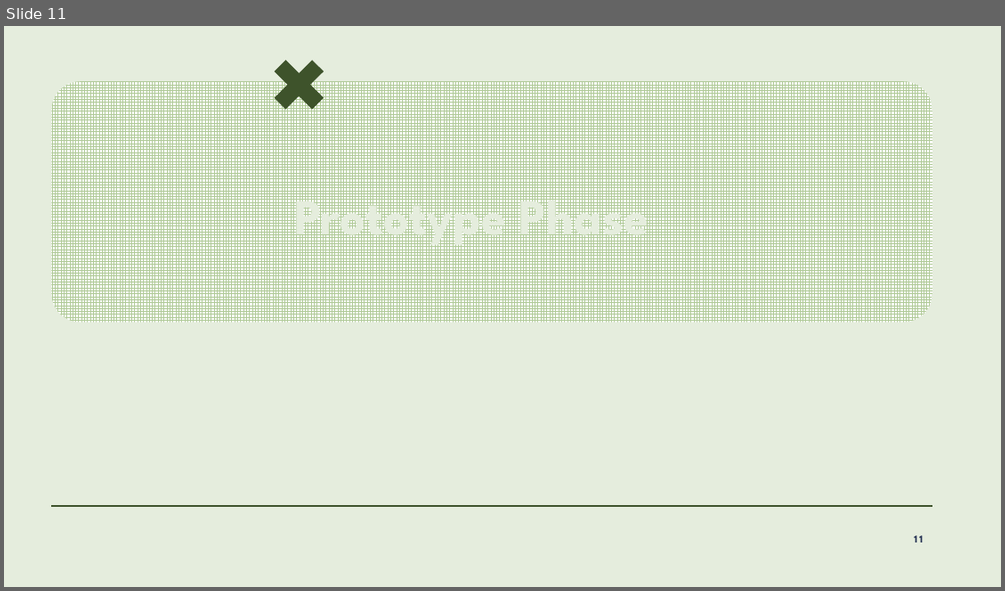
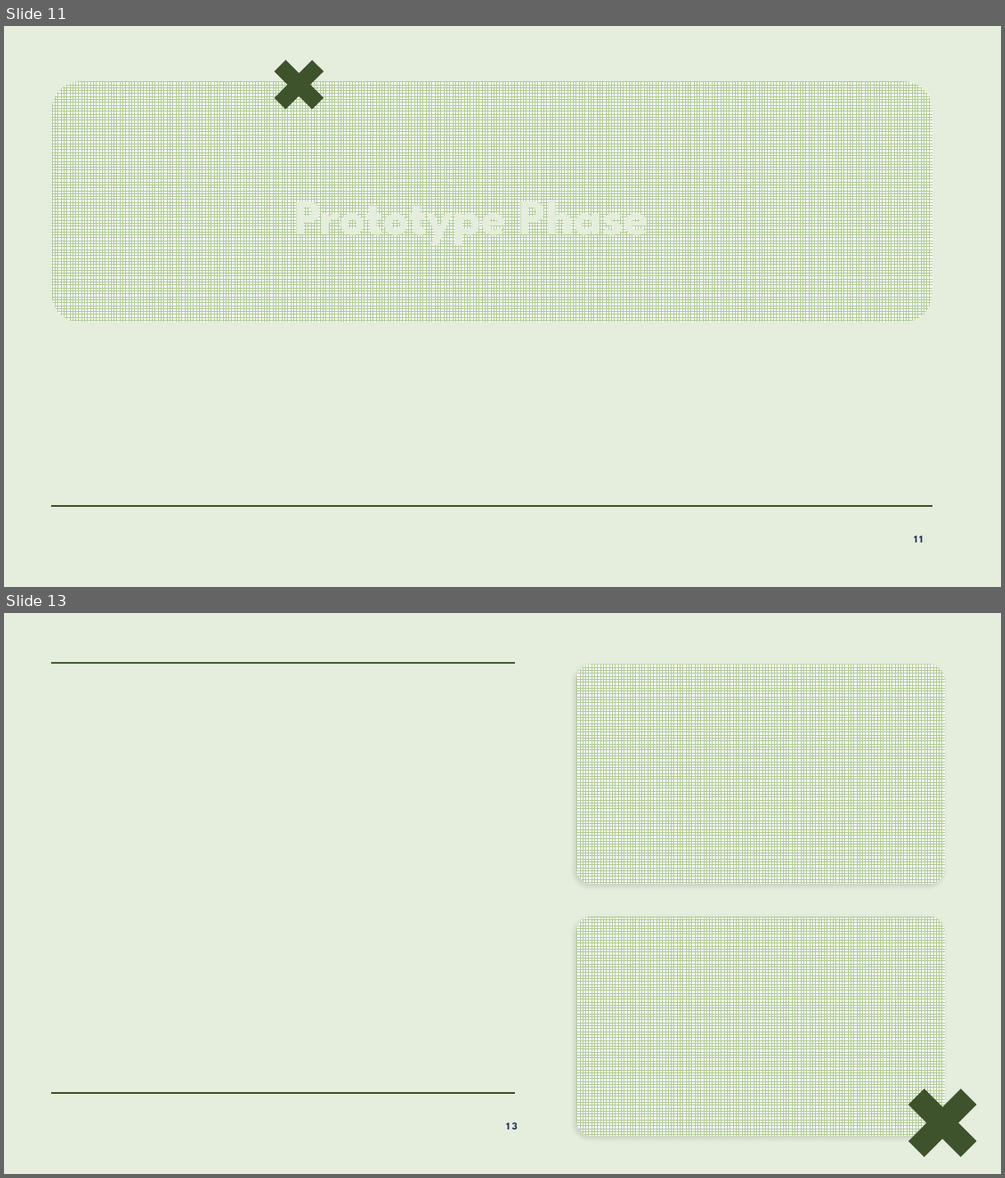
Before and after one commit to lalitm1004/DES211-CCD, a slide deck: presentation.pptx. Shown one above the other, each under a label of ours: slide 11 before the commit, slides 11 and 13 after it; the slides between them are not shown. The pictures are 1005x591 and 1005x1178 pixels, drawn with LibreOffice and Linux fonts; fonts in the diff are those of the drawing; background and template pictures are left out. Boxes give left, top, right and bottom in pixels: in the first picture for what was removed or moved away, otherwise in the second. Text is boxed around its words. In the diff, an @@ line names an element or a change of style, - is before the commit and + after.

```diff
--- a/presentation.pptx
+++ b/presentation.pptx
@@ slide 13 added at <box>4,613,1001,1174</box>, background #E5EDDD @@
@@ line added from (52, 663) to (515, 663), #435F30 1 pt @@
@@ rounded rectangle added at <box>576,664,944,884</box>, fill pattern #B0CA98 on #FFFFFF @@
@@ rounded rectangle added at <box>576,916,944,1136</box>, fill pattern #B0CA98 on #FFFFFF @@
@@ line added from (52, 1093) to (515, 1093), #3E532A 1 pt @@
@@ plus added at <box>890,1070,995,1174</box>, fill #3E532A @@
@@ page number added at <box>506,1122,517,1129</box>, 10 pt, text #222F51, bold @@
+13
```
Also in this commit, not shown: 8 other slides added, 1 slide removed, 1 other file.
